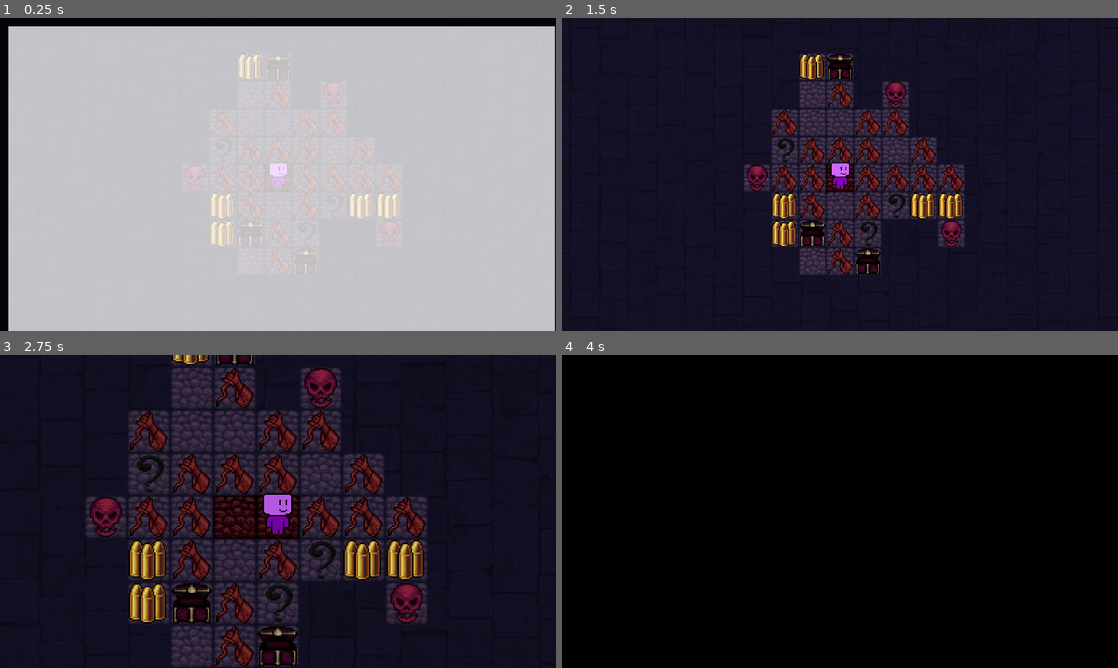
Above: before the commit, frames 1-4 (two rows, left to right).
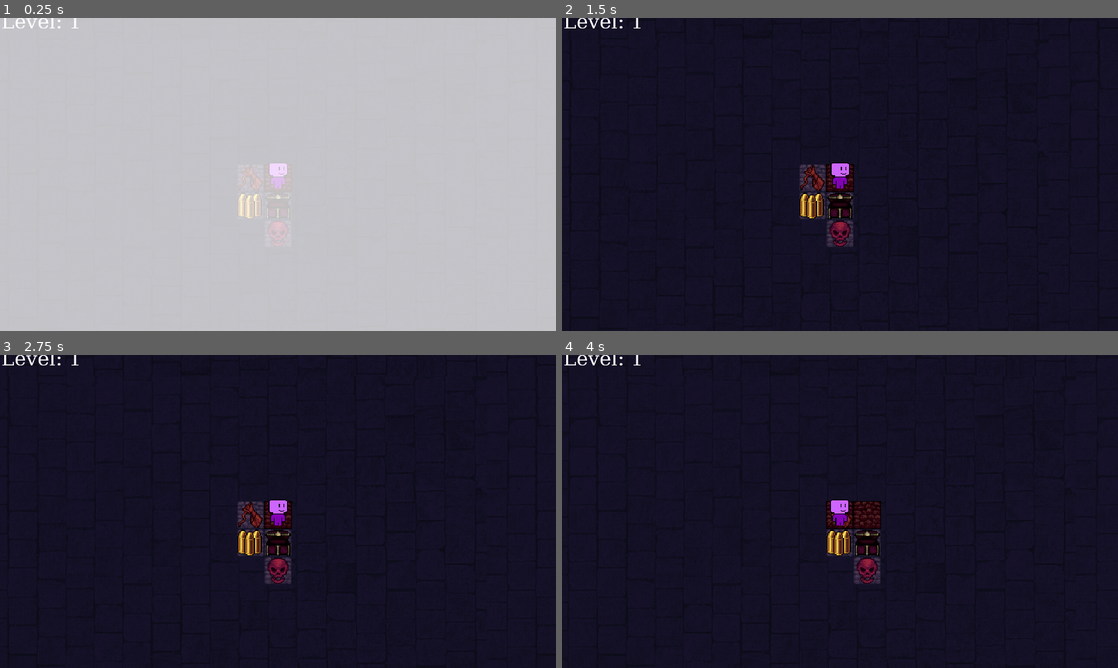
Above: after the commit, the same moments.

Repository: qthn67/HollowChamberGame
Game: Godot game, scene res://overworld.tscn
The game is run twice, just before and just after one commit, with the same random seed, the same clock (stepped at 60 frames per second) and the same inputs.
Inputs (mouse positions are in pixels of both pictures, inside the frame that each line leads up to):
- Up to frame 1 (0.25 s): no input
- Up to frame 2 (1.5 s): tap Enter at 0.5 s; move the mouse to (962, 158) at 0.52 s; hold Right (ui_right) 0.53-1.25 s; click (962, 158) at 0.6 s; tap Space (debug1) at 1.25 s; drag from (728, 190) to (812, 237) at 1.27 s
- Up to frame 3 (2.75 s): tap Enter at 2 s; move the mouse to (333, 442) at 2.02 s; hold Right (ui_right) from 2.03 s (still down); click (333, 442) at 2.1 s
- Up to frame 4 (4 s): release Right (ui_right) at 2.75 s; drag from (812, 574) to (673, 464) at 2.77 s; move the mouse to (1006, 558) at 3.52 s; hold Left (ui_left) from 3.53 s (still down); click (1006, 558) at 3.6 s

The runs differ from the first frame. In frame 1, 6.2% of the frame differs, in the area x 0-100%, y 0-100%; in frame 2, 12%; in frame 3, 26%; in frame 4, 99%.

Commit message:
more tweaks

Diff:
--- a/Enemies/testenemy.gd
+++ b/Enemies/testenemy.gd
@@ -15,12 +15,12 @@
 
 func take_turn():
 	if first_attack == true:
-		combat.narrate("Kitty lunges at you!")
+		combat.narrate("Cultist lunges at you!")
 		combat.health_element.damage(10)
-		combat.apply_status_effect("Asleep",10)
+		# combat.apply_status_effect("Asleep",10)
 		first_attack = false
 	else:
-		combat.narrate("Kitty lunges at you!")
+		combat.narrate("Cultist lunges at you!")
 		combat.health_element.damage(10)
 
 func _on_texture_button_pressed():
--- a/EnemyLayouts/test_enemy_layout.gd
+++ b/EnemyLayouts/test_enemy_layout.gd
@@ -1,7 +1,7 @@
 extends Node2D
 
 # @export_enum("L1", "L2", "L3") var selected_layout = 0
-var selected_layout = randi_range(0,3)
+var selected_layout: int
 
 @onready var move_delay = $MoveDelay
 
@@ -41,12 +41,17 @@
 		1: setup_layout_1()
 		2: setup_layout_2()
 
+func kill_all():
+	for x in enemies:
+		x.queue_free()
+
 func spawn_enemy(enemy_scene_path: String, enemy_position: Vector2):
 	var enemy_scene = load(enemy_scene_path) as PackedScene
 	if enemy_scene:
 		var enemy = enemy_scene.instantiate()
 		enemy.position = enemy_position
 		add_child(enemy)
+		enemies.append(enemy)
 
 func enemy_turn():
 	current_enemy_turn = 0
--- a/Inventory/Scenes/inventory.tscn
+++ b/Inventory/Scenes/inventory.tscn
@@ -27,6 +27,7 @@
 texture = ExtResource("1_spuu0")
 
 [node name="GridContainer" type="GridContainer" parent="NinePatchRect"]
+visible = false
 layout_mode = 1
 offset_top = 8.0
 offset_right = 41.0
@@ -52,6 +53,7 @@
 layout_mode = 2
 
 [node name="GridContainer2" type="GridContainer" parent="NinePatchRect"]
+visible = false
 layout_mode = 1
 anchors_preset = 1
 anchor_left = 1.0
@@ -81,6 +83,7 @@
 layout_mode = 2
 
 [node name="ScrollContainer" type="ScrollContainer" parent="NinePatchRect"]
+visible = false
 layout_mode = 2
 offset_left = 1.0
 offset_top = 137.0
@@ -125,17 +128,30 @@
 grow_horizontal = 2
 grow_vertical = 0
 
+[node name="Label" type="Label" parent="NinePatchRect"]
+layout_mode = 0
+offset_right = 80.0
+offset_bottom = 174.0
+text = "inventory
+was scrapped
+sorry
+
+     :("
+
 [node name="PassiveText" type="Sprite2D" parent="."]
+visible = false
 position = Vector2(22, 3)
 scale = Vector2(0.0830501, 0.0983607)
 texture = ExtResource("2_2aw4r")
 
 [node name="ActiveText" type="Sprite2D" parent="."]
+visible = false
 position = Vector2(65, 3)
 scale = Vector2(0.0714286, 0.090164)
 texture = ExtResource("3_spuu0")
 
 [node name="BulletsText" type="Sprite2D" parent="."]
+visible = false
 position = Vector2(42, 133)
 scale = Vector2(0.0650783, 0.06991)
 texture = ExtResource("4_nxe83")
--- a/combat.gd
+++ b/combat.gd
@@ -51,6 +51,8 @@
 var left_melee_hits : int = 2
 
 var first_time = true
+var boss_start = false
+var round_end = false
 
 func _ready() -> void:
 	battle_start()
@@ -85,6 +87,8 @@
 			black_transition.exit_trans = true
 			#await get_tree().create_timer(1).timeout
 		#await get_tree().create_timer(1).timeout
+		Global.grid_size =3
+		Global.level =1
 		get_tree().change_scene_to_file("res://overworld.tscn")
 
 	if(!player.pause_movement and health_element.current_hp > 0):
@@ -97,6 +101,8 @@
 		if ((Input.is_action_just_pressed("debug1") or test_enemy_layout.signal_end) and !black_transition.combat_leave):
 			# print("enter trans: ", black_transition.enter_trans)
 			# print("exit trans: ", black_transition.exit_trans)
+
+			test_enemy_layout.kill_all()
 			test_enemy_layout.done_once = false
 			print("booey")
 			test_enemy_layout.done_once = false
@@ -114,6 +120,13 @@
 			black_transition.combat_leave = false
 			black_transition.enter_trans = true
 			black_transition.exit_trans = false
+
+			if(boss_start):
+				await get_tree().create_timer(0).timeout
+				Global.grid_size +=1
+				Global.level +=1
+				get_tree().change_scene_to_file("res://overworld.tscn")
+
 
 #Assign values to bars
 	bonus_turn_bar.value = bonus_turn_amount
--- a/combat.tscn
+++ b/combat.tscn
@@ -15,7 +15,7 @@
 [ext_resource type="Texture2D" uid="uid://bod4ll4ndx6j4" path="res://InventorySprites/ShootSelfDark.png" id="11_3jjqr"]
 
 [sub_resource type="StyleBoxFlat" id="StyleBoxFlat_ga4lu"]
-bg_color = Color(0.332881, 0.332881, 0.332881, 1)
+bg_color = Color(0.07, 0.07, 0.07, 0.513726)
 
 [sub_resource type="Animation" id="Animation_u30h6"]
 length = 0.001
--- a/event_placement.gd
+++ b/event_placement.gd
@@ -2,12 +2,13 @@
 @export var tile_spawner: Node2D
 @export var ground_tiles: TileMap
 
-var events = [Vector2i(0, 0), Vector2i(1, 0), Vector2i(2, 0), Vector2i(1,1), Vector2i(2,1)] # atlas coords for each tile
-var weights = [1, 1, 1, 1, 1]  # Adjust as needed
-var max_capacities = [3, 30, 3, 5, 10]
-var event_counts = [0, 0, 0, 0, 0]
+var events = [Vector2i(0, 0), Vector2i(1, 0), Vector2i(2, 0), Vector2i(1,1), Vector2i(2,1), Vector2i(0,0)] # atlas coords for each tile
+var weights = [1, 1, 1, 1, 1, 1]  # Adjust as needed
+var max_capacities = [3, 30, 3, 5, 10, 3]
+var event_counts = [0, 0, 0, 0, 0, 0]
 var current_position = Vector2i(0,0)
 
+#this is scrapped
 var bullets = ["regen", "health", "venom", "silence", "curse", "blank", "blaze", "concuss"]
 var bullet_amounts = [0, 0, 0, 0, 0, 0, 0, 0]
 
--- /dev/null
+++ b/global.gd
@@ -0,0 +1,3 @@
+extends Node
+var level = 1
+var grid_size = 3
--- /dev/null
+++ b/label.gd
@@ -0,0 +1,5 @@
+extends Label
+
+
+func _process(delta: float) -> void:
+	text = "Level: " + str(Global.level)
--- a/overworld.tscn
+++ b/overworld.tscn
@@ -17,6 +17,7 @@
 [ext_resource type="Texture2D" uid="uid://cwpmsvsw5mte6" path="res://TempDialogueBox.png" id="14_pwyxv"]
 [ext_resource type="Script" path="res://box.gd" id="15_hypey"]
 [ext_resource type="PackedScene" uid="uid://0it7ldjor7up" path="res://Inventory/Scenes/inventory.tscn" id="15_y687k"]
+[ext_resource type="Script" uid="uid://cyxesfjkw7mwh" path="res://label.gd" id="17_6cww0"]
 
 [sub_resource type="GDScript" id="GDScript_gl4o0"]
 resource_name = "CameraControl"
@@ -1154,6 +1155,42 @@
 [sub_resource type="LabelSettings" id="LabelSettings_1g8qp"]
 font_size = 100
 
+[sub_resource type="FontFile" id="FontFile_lc4f4"]
+cache/0/16/0/ascent = 0.0
+cache/0/16/0/descent = 0.0
+cache/0/16/0/underline_position = 0.0
+cache/0/16/0/underline_thickness = 0.0
+cache/0/16/0/scale = 1.0
+cache/0/17/0/ascent = 0.0
+cache/0/17/0/descent = 0.0
+cache/0/17/0/underline_position = 0.0
+cache/0/17/0/underline_thickness = 0.0
+cache/0/17/0/scale = 1.0
+cache/0/18/0/ascent = 0.0
+cache/0/18/0/descent = 0.0
+cache/0/18/0/underline_position = 0.0
+cache/0/18/0/underline_thickness = 0.0
+cache/0/18/0/scale = 1.0
+cache/0/19/0/ascent = 0.0
+cache/0/19/0/descent = 0.0
+cache/0/19/0/underline_position = 0.0
+cache/0/19/0/underline_thickness = 0.0
+cache/0/19/0/scale = 1.0
+cache/0/1/0/ascent = 0.0
+cache/0/1/0/descent = 0.0
+cache/0/1/0/underline_position = 0.0
+cache/0/1/0/underline_thickness = 0.0
+cache/0/1/0/scale = 1.0
+cache/0/100/0/ascent = 0.0
+cache/0/100/0/descent = 0.0
+cache/0/100/0/underline_position = 0.0
+cache/0/100/0/underline_thickness = 0.0
+cache/0/100/0/scale = 1.0
+
+[sub_resource type="LabelSettings" id="LabelSettings_6cww0"]
+font = SubResource("FontFile_lc4f4")
+font_size = 100
+
 [sub_resource type="TileSetAtlasSource" id="TileSetAtlasSource_lc4f4"]
 texture = ExtResource("14_lc4f4")
 0:0/size_in_atlas = Vector2i(38, 25)
@@ -1207,8 +1244,8 @@
 
 [node name="Sprite2D" type="Sprite2D" parent="Camera2D/BlackTransition"]
 z_index = 5
-position = Vector2(3.5, 10.5)
-scale = Vector2(20.5938, 12.1563)
+position = Vector2(-5.40258, -6)
+scale = Vector2(28.3329, 18.3125)
 texture = ExtResource("2_ayd34")
 
 [node name="TileSpawner" parent="." node_paths=PackedStringArray("ground_tiles", "event_tiles", "player") instance=ExtResource("5_scpxs")]
@@ -1317,6 +1354,16 @@
 offset_bottom = -885.0
 scale = Vector2(6, 6)
 
+[node name="Label" type="Label" parent="UserInterface"]
+offset_left = 4.0
+offset_top = -19.0
+offset_right = 582.0
+offset_bottom = 115.0
+scale = Vector2(0.69, 0.69)
+text = "(placeholder)"
+label_settings = SubResource("LabelSettings_6cww0")
+script = ExtResource("17_6cww0")
+
 [node name="BGTiles" type="TileMap" parent="."]
 z_index = -5
 tile_set = SubResource("TileSet_6cww0")
--- a/player_movement.gd
+++ b/player_movement.gd
@@ -90,6 +90,7 @@
 
 			### BOSS FIGHT
 			if event_tiles.get_cell_atlas_coords(0, ground_tiles.local_to_map(position)) == Vector2i(0,1):
+				combat.boss_start = true
 				print("test")
 				shake = true
 				combat.starting()
--- a/project.godot
+++ b/project.godot
@@ -15,6 +15,10 @@
 config/features=PackedStringArray("4.4", "Forward Plus")
 boot_splash/bg_color=Color(0.109289, 0.0899068, 0.186726, 1)
 config/icon="res://icon.svg"
+
+[autoload]
+
+Global="*res://global.gd"
 
 [display]
 
--- a/tile_spawner.gd
+++ b/tile_spawner.gd
@@ -7,7 +7,7 @@
 var atlas = Vector2i(0,0)
 var tile_id = 1
 
-var lifetime: int = 5
+var lifetime: int = Global.grid_size
 
 
 # Called when the node enters the scene tree for the first time.
Not shown, added: global.gd.uid
Not shown, added: label.gd.uid
Not shown: 1 places in overworld.tscn that only renumber resources
